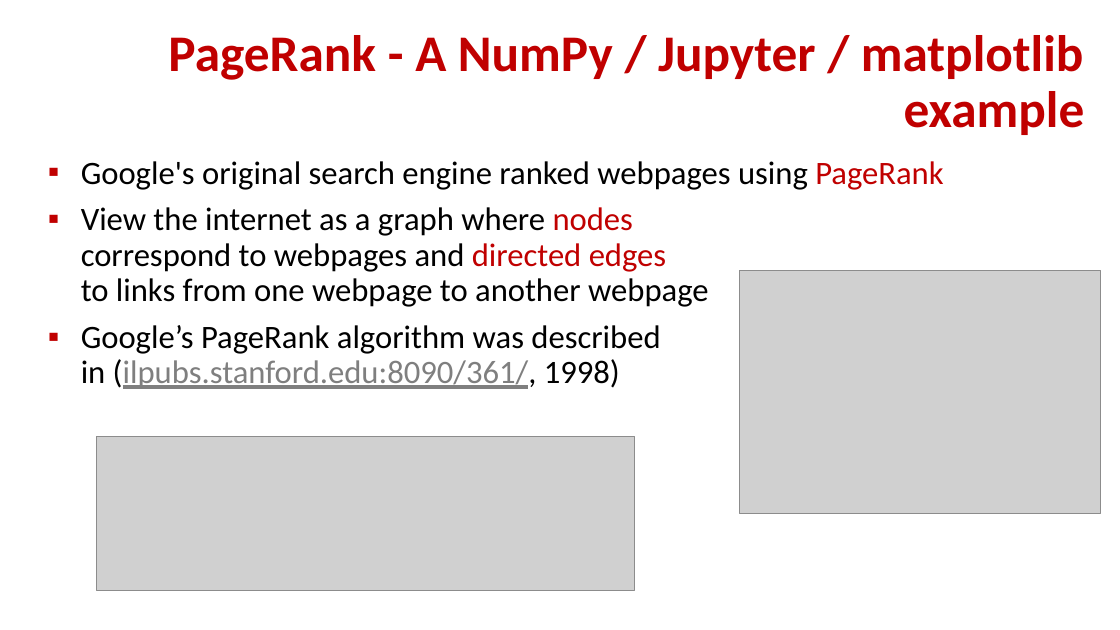
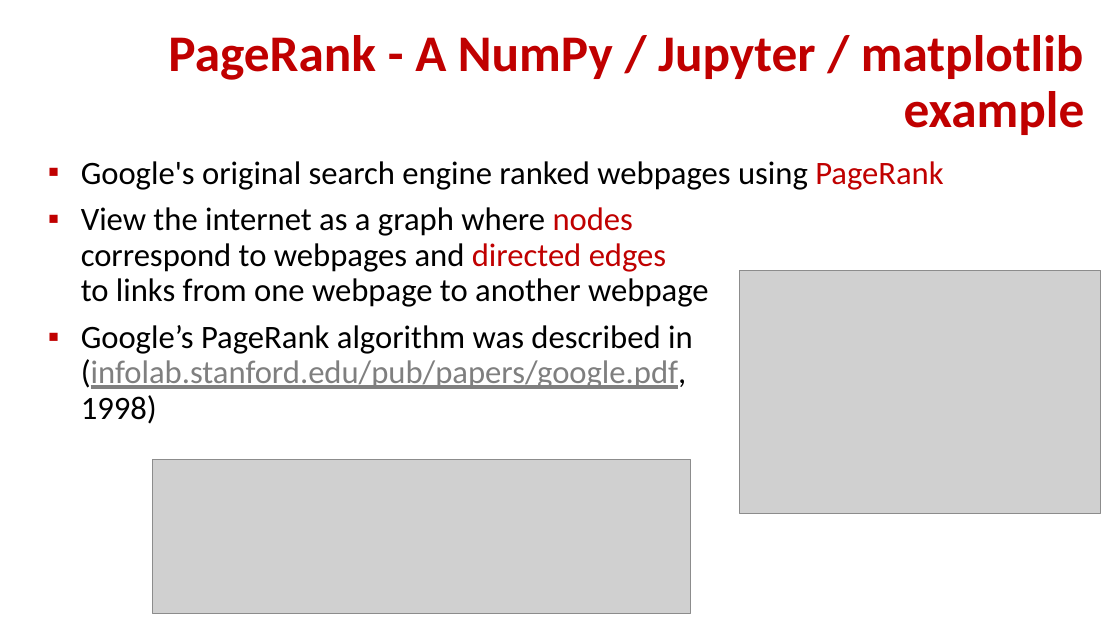
Before and after one commit to gsbrodal/gsbrodal.github.io, a slide deck: slide 3 of ipsa/slides/linear_programming.pptx. Drawn at 1120x630 pixels with LibreOffice and Linux fonts; fonts in the diff are those of the drawing; grey boxes stand for pictures. Boxes give left, top, right and bottom in pixels: in the first picture for what was removed or moved away, otherwise in the second. Text is boxed around its words. In the diff, an @@ line names an element or a change of style, - is before the commit and + after.

```diff
--- a/ipsa/slides/linear_programming.pptx
+++ b/ipsa/slides/linear_programming.pptx
@@ text at (x1=81, y1=325, x2=693, y2=424): text changed @@
-▪ Google’s PageRank algorithm was described
-  in (ilpubs.stanford.edu:8090/361/, 1998)
+▪ Google’s PageRank algorithm was described in (infolab.stanford.edu/pub/papers/google.pdf,
+  1998)
@@ picture moved from (x1=97, y1=436, x2=635, y2=590) to (x1=153, y1=460, x2=691, y2=613) @@
```
Also in this commit, not shown: 5 other files.
